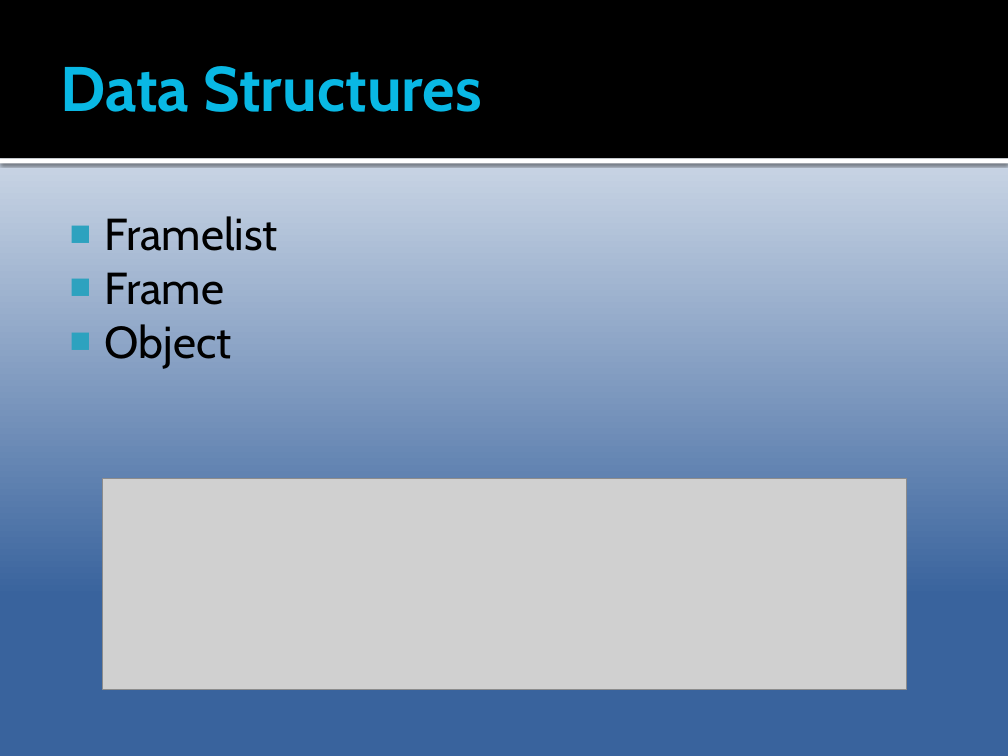
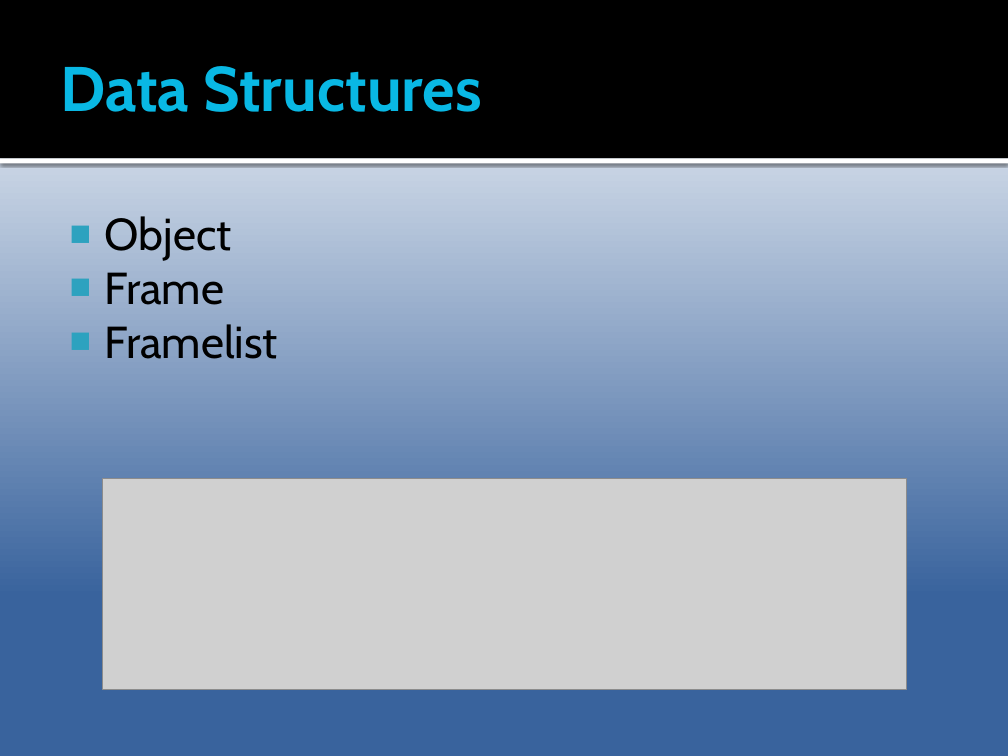
Before and after one commit to Epipolarna/Tracking, a slide deck: slide 2 of Documentation/TSBB15prez.pptx (slide 3 before the commit). Drawn at 1008x756 pixels with LibreOffice and Linux fonts; fonts in the diff are those of the drawing; grey boxes stand for pictures. Boxes give left, top, right and bottom in pixels: in the first picture for what was removed or moved away, otherwise in the second. Text is boxed around its words. In the diff, an @@ line names an element or a change of style, - is before the commit and + after.

```diff
--- a/Documentation/TSBB15prez.pptx
+++ b/Documentation/TSBB15prez.pptx
@@ text at (x1=105, y1=216, x2=232, y2=305): paragraphs added @@
+■ Object
+■ Frame
@@ text at (x1=105, y1=272, x2=232, y2=368): paragraphs removed @@
-■ Frame
-■ Object
```
Also in this commit, not shown: 6 other slides changed, 3 slides added, 6 slides removed.
